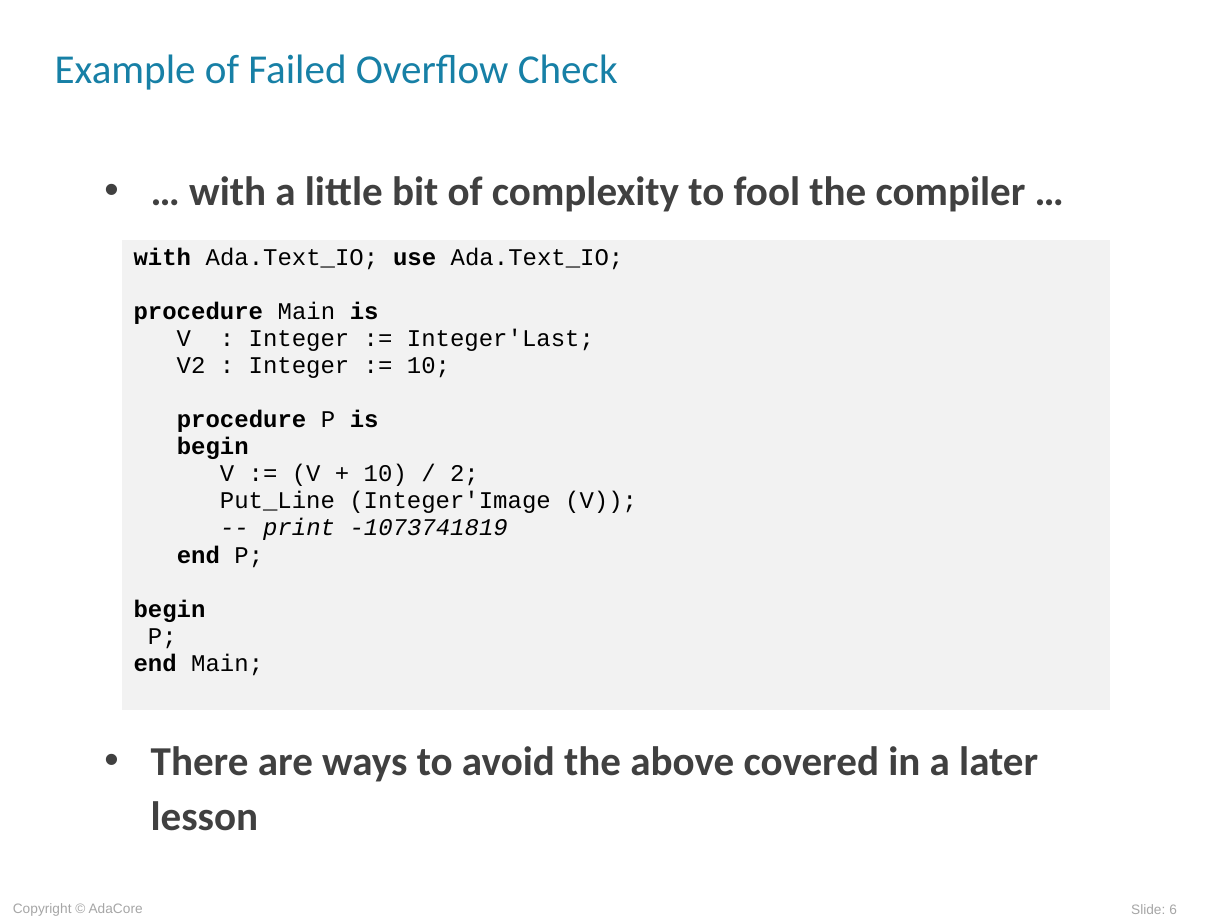
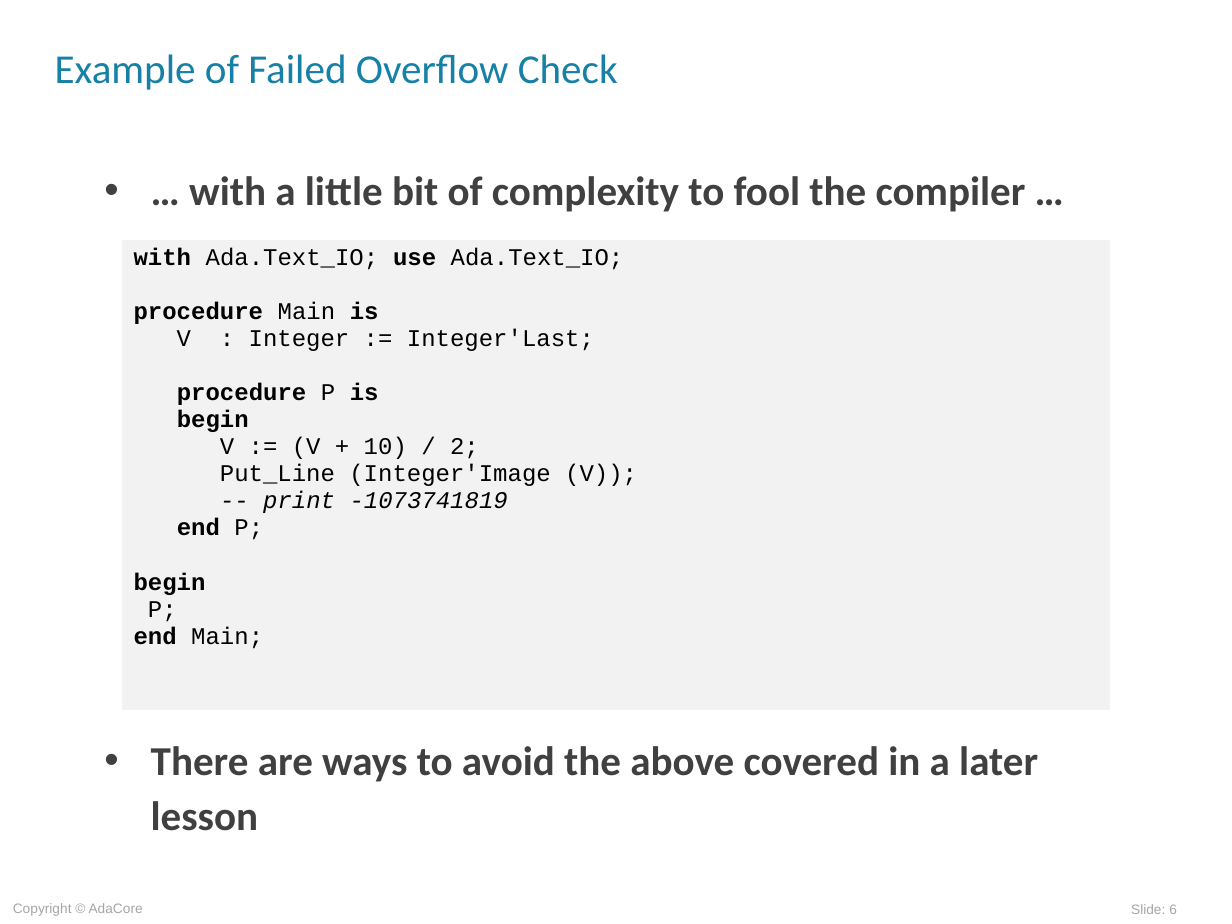
Before and after one commit to AdaCoreU/Courses, a slide deck: slide 6 of lectures/03_Programming_in_the_Large/02_Type_Safety/slides/Strong_Typing.ppt. Drawn at 1232x924 pixels with LibreOffice and Linux fonts; fonts in the diff are those of the drawing; background and template pictures are left out. Boxes give left, top, right and bottom in pixels: in the first picture for what was removed or moved away, otherwise in the second. Text is boxed around its words. In the diff, an @@ line names an element or a change of style, - is before the commit and + after.

```diff
--- a/lectures/03_Programming_in_the_Large/02_Type_Safety/slides/Strong_Typing.ppt
+++ b/lectures/03_Programming_in_the_Large/02_Type_Safety/slides/Strong_Typing.ppt
@@ table at [121,239,1110,711] @@
-row 1, column 1: with Ada.Text_IO; use Ada.Text_IO; / procedure Main is / V : Integer := Integer'Last; / V2 : Integer := 10; / procedure P is / begin / V := (V + 10) / 2; / Put_Line (Integer'Image (V)); / -- print -1073741819 / end P; / begin / P; / end Main;
+row 1, column 1: with Ada.Text_IO; use Ada.Text_IO; / procedure Main is / V : Integer := Integer'Last; / procedure P is / begin / V := (V + 10) / 2; / Put_Line (Integer'Image (V)); / -- print -1073741819 / end P; / begin / P; / end Main;
```
Also in this commit, not shown: 5 other files.
